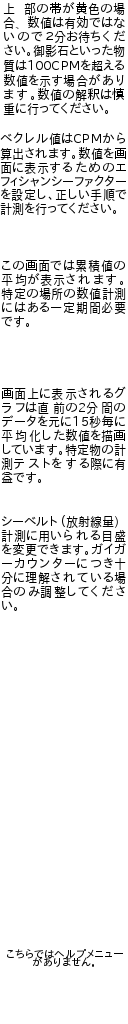
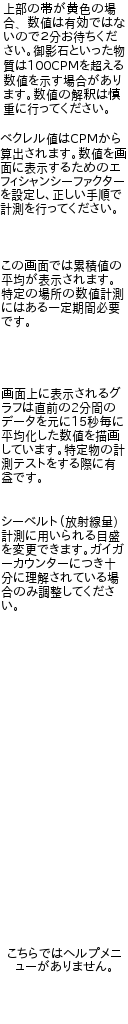
Layered file, before and after one edit (128×1024). Changes by layer:
painted on "シーベルト（放射線量）計測に用いられる目盛を変更できます。ガ..." over 13, 515, 126, 598
painted on "画面上に表示されるグラフは直前の2分間のデータを元に15秒毎..." over 13, 386, 126, 470
painted on "この画面では累積値の平均が表示されます。特定の場所の数値計測..." over 12, 260, 126, 314
painted on "上部の帯が黄色の場合、数値は有効ではないので２分お待ちくださ..." over 15, 2, 125, 101
painted on "..." over 7, 947, 123, 972
renamed "ベクレル値はCPMから算出されます。数値を画面に表示するため...#1" to "ベクレル値はCPMから算出されます。数値を画面に表示するため...", painted on it over 12, 132, 127, 201
